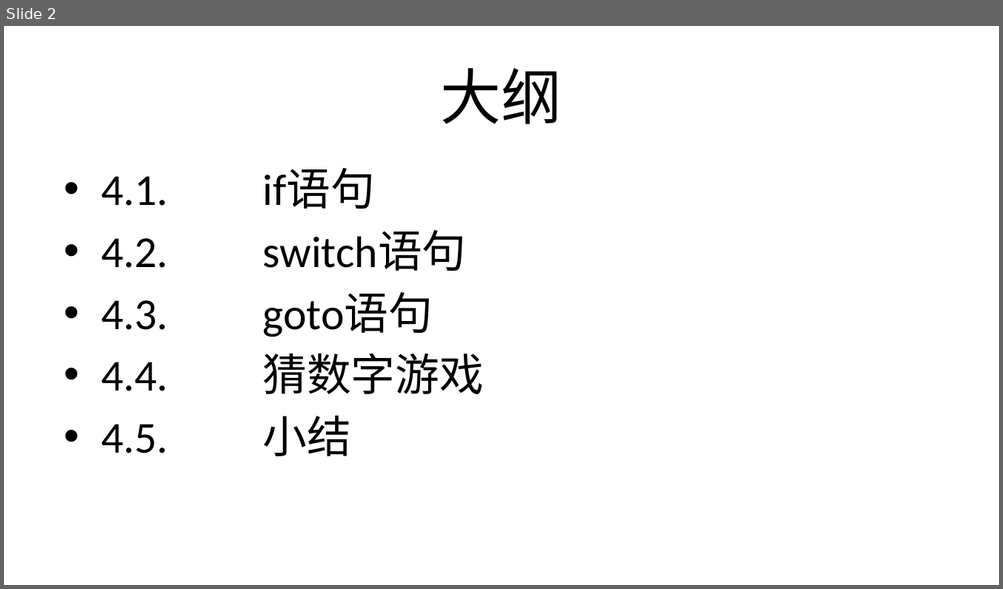
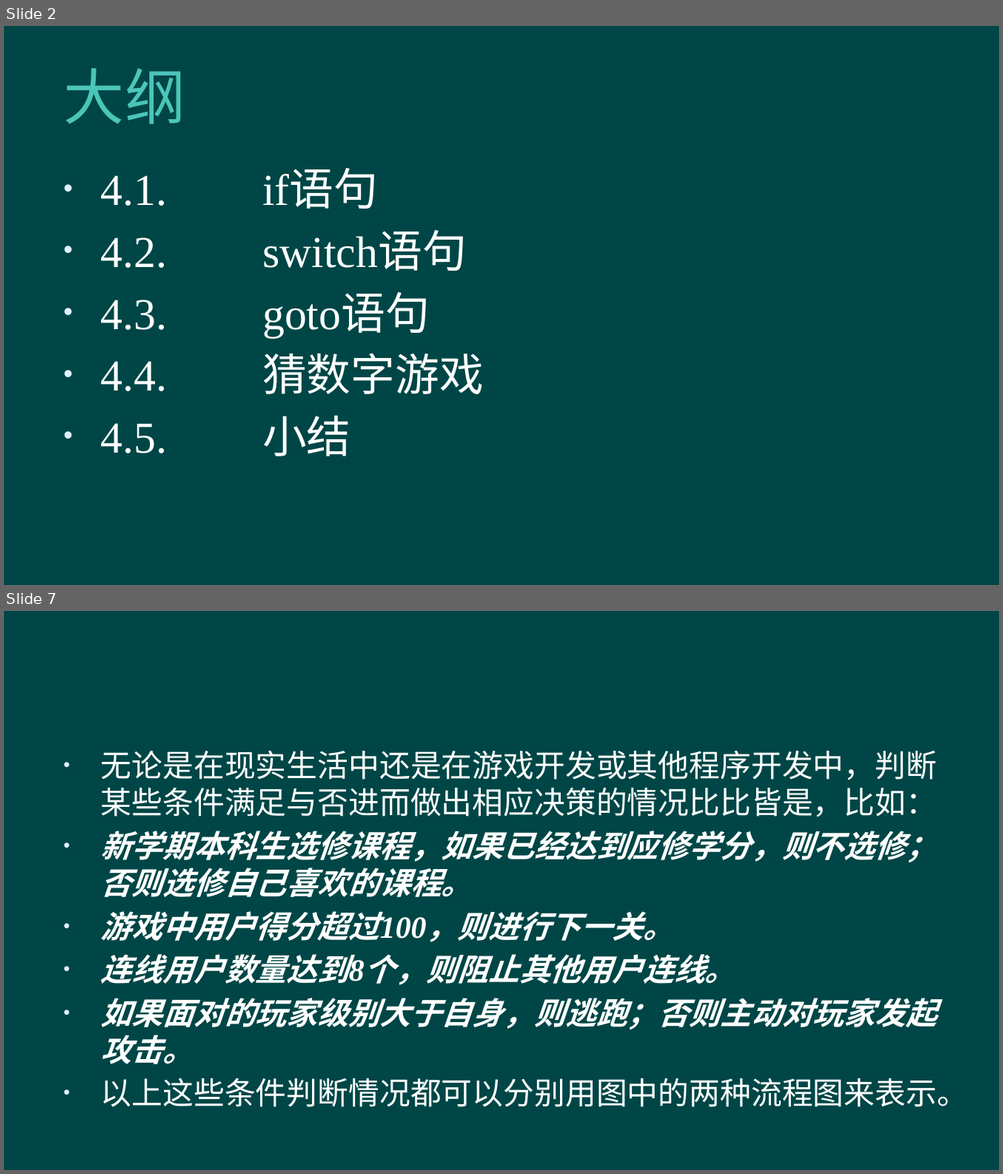
Before and after one commit to hanhonglei/Course_BasicGameProgramming, a slide deck: 第4章 选择结构程序设计/第4章 选择结构程序设计.pptx. Shown one above the other, each under a label of ours: slide 2 before the commit, slides 2 and 7 after it; the slides between them are not shown. The pictures are 1003x589 and 1003x1174 pixels, drawn with LibreOffice and Linux fonts; fonts in the diff are those of the drawing; background and template pictures are left out. Boxes give left, top, right and bottom in pixels: in the first picture for what was removed or moved away, otherwise in the second. Text is boxed around its words. In the diff, an @@ line names an element or a change of style, - is before the commit and + after.

```diff
--- a/第4章 选择结构程序设计/第4章 选择结构程序设计.pptx
+++ b/第4章 选择结构程序设计/第4章 选择结构程序设计.pptx
@@ slide 7 added at (4, 611, 999, 1170), background #004646 @@
@@ text added at (101, 750, 967, 1108), 22.4 pt, text #FFFFFF, bold, italic @@
+• 无论是在现实生活中还是在游戏开发或其他程序开发中，判断某些条件满足与否进而做出相应决策的情况比比皆是，比如：
+• 新学期本科生选修课程，如果已经达到应修学分，则不选修；否则选修自己喜欢的课程。
+• 游戏中用户得分超过100，则进行下一关。
+• 连线用户数量达到8个，则阻止其他用户连线。
+• 如果面对的玩家级别大于自身，则逃跑；否则主动对玩家发起攻击。
+• 以上这些条件判断情况都可以分别用图中的两种流程图来表示。
@@ slide 2 changed as well @@
@@ background #FFFFFF to #004646 @@
@@ title "大纲" at (63, 68, 185, 124): text colour #000000 to #4BC5B9, letter spacing 0 to 0.5 pt; alignment centre to left @@
@@ text "4.1. if语句" at (101, 175, 484, 457): font Calibri to Times New Roman, text colour #000000 to #FFFFFF @@
```
Also in this commit, not shown: 1 other slide changed, 27 other slides added, 1 other file.
